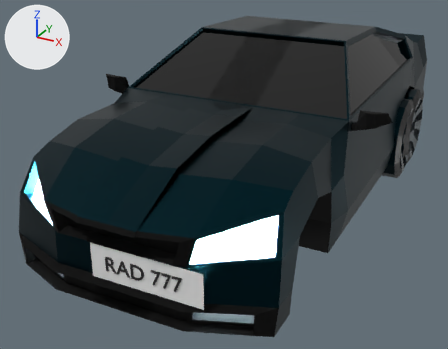
Renders of the glTF model public/models/car_7.glb from each side of a commit.
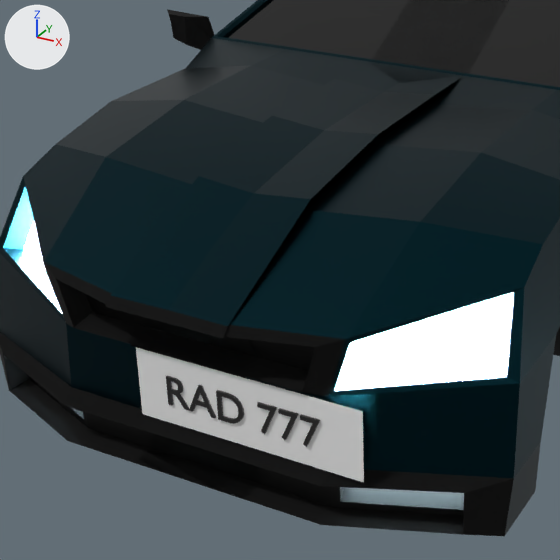
There are two pictures of each version: one whole from a 50 mm camera at (-14.688, 23.609, 1.313) aimed at (-15.971, 25.942, 0.147), one close up on the part from 5% to 67% of the width and 20% to 100% of the height. Arrows for +X, +Y and +Z are at upper left; the lights stay in place. The first two pictures are the older version. Where no turn or scale is listed for an object, it has been applied to the vertices. Vertices at exactly the same position are counted once.

Objects in the first close-up: 'Low Poly Sports Car.019', 'Low Poly Sports Car.022', 'Text.015'.
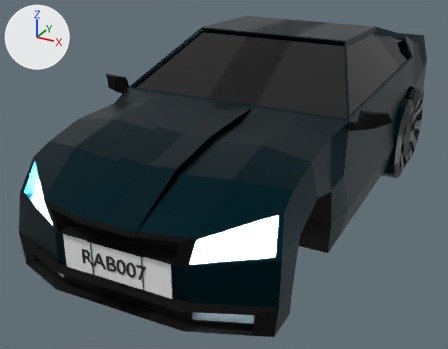
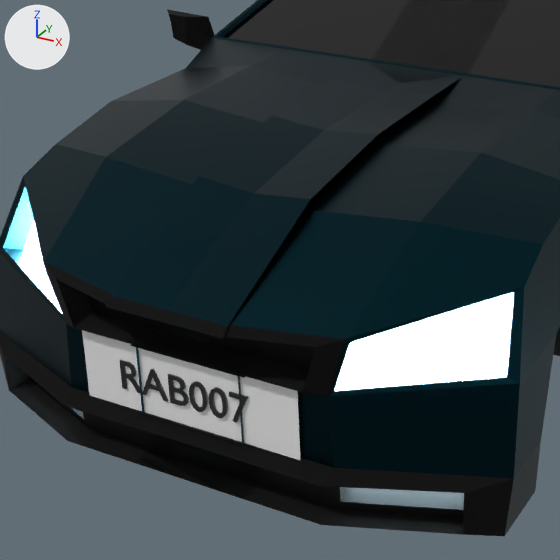
Where the change shows, as pixel boxes (x1, y1, x2, y2) in the close-ups (560 x 560 px; the box of a moved part takes in the faces that stretch with it):
```json
{"object": "Low Poly Sports Car.022", "change": "moved", "before": [136, 347, 364, 483], "after": [82, 330, 300, 460]}
{"object": "Text.015", "change": "reshaped, moved", "before": [166, 376, 320, 447], "after": [120, 360, 248, 423], "on screen": "17% narrower, 11% shorter"}
{"part": 1, "of": "me_text_012", "change": "moved or reshaped", "before": [300, 414, 320, 447], "after": [229, 392, 248, 423]}
{"part": 2, "of": "me_text_012", "change": "moved or reshaped", "before": [166, 376, 216, 418], "after": [120, 360, 169, 402]}
{"part": 3, "of": "me_text_012", "change": "added", "after": [209, 387, 228, 418]}
{"part": 4, "of": "me_text_012", "change": "cut back", "before": [216, 390, 298, 440], "after": [168, 374, 208, 412]}
```

Edits to the scene script, one JSON object a line:
```json
{"block": "me_text_012", "where": "# used by ob_text_015; location = (-15.693, 24.916, 0.238)"}
{"op": "remove", "block": "me_text_012", "code": "me_text_012.from_pydata(...)  # 352 vertices, 696 faces; spans x -0.137..0.142, y -0.007..0.007, z -0.001..0.052"}
{"op": "add", "block": "me_text_012", "code": "me_text_012.from_pydata(...)  # 816 vertices, 1636 faces; spans x -0.12..0.125, y -0.007..0.007, z -0.001..0.052"}
{"block": "me_text_012", "change": "me_text_012 part 1: the loose piece of 12 vertices spanning x 0.109..0.142, y 0.0..0.007, z -0.001..0.051 is moved by (-0.018, -0.001, 0.0)"}
{"block": "me_text_012", "change": "me_text_012 part 2: the loose piece of 208 vertices spanning x -0.137..-0.047, y -0.007..0.002, z 0.0..0.052 is moved by (0.018, 0.001, 0.0)"}
{"block": "me_text_012", "change": "me_text_012 part 3: a new loose piece of 192 vertices spanning x 0.052..0.086, y -0.001..0.006, z -0.001..0.052, in mat_material_092 (black #1f1f1f)"}
{"block": "me_text_012", "change": "me_text_012 part 4: 1 vertex moved within x -0.002, y 0.003, z 0.022; 127 vertices removed from x -0.042..0.105, y -0.004..0.006, z -0.001..0.051; 399 vertices added at x -0.024..0.048, y -0.004..0.004, z -0.001..0.052"}
{"op": "set", "path": "ob_low_poly_sports_car_022.location", "old": "(-15.725, 26.16, -0.01)", "new": "(-15.839, 26.161, -0.01)"}
{"op": "set", "path": "ob_text_015.location", "old": "(-15.693, 24.916, 0.238)", "new": "(-15.807, 24.917, 0.238)"}
```
